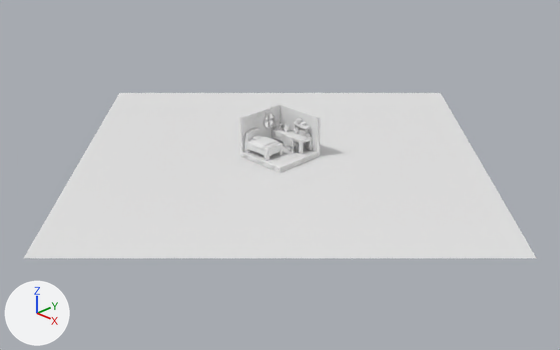
An edit to the Blender file Room.blend, drawn before and after from the same camera.
Before and after are seen from a 50 mm lens placed at (36.1, -36.1, 22.1), pointed at (0.8, -0.8, -0.9). Arrows for +X, +Y and +Z are at lower left; the lights stay in place.
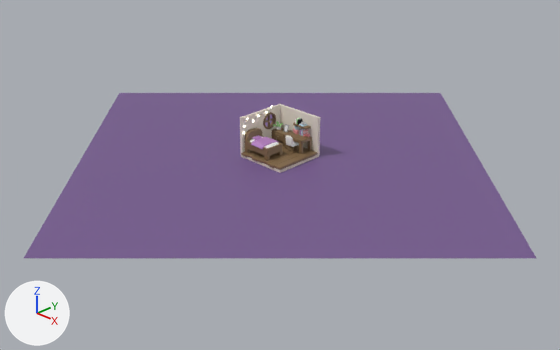
Pixel boxes (x1, y1, x2, y2) of what changed, in the pictures (560 x 350 px):
'Plane.005', recoloured (white to purple)
    both: (24, 93, 536, 258)
'Cube.001', recoloured (white to brown)
    both: (241, 140, 318, 170)
'Cube.002', recoloured (white to brown)
    both: (244, 128, 282, 161)
'Cube.006', recoloured (white to brown)
    both: (285, 132, 312, 154)
'Cube.004', recoloured (white to purple)
    both: (251, 137, 279, 149)

The change, as a diff of the scene's bpy script:
```diff
--- a/Room.blend.py
+++ b/Room.blend.py
@@ mat_bg @@
+mat_bg = principled_material('BG')
+mat_bg.base_color = (0.182, 0.104, 0.281)  # purple #765b90
@@ mat_emission @@
+mat_emission = emission_material('Emission')
+mat_emission.base_color = (1.0, 0.931, 0.741)  # white #fff7df
+mat_emission.strength = 5.0
@@ mat_wood @@
+mat_wood = principled_material('Wood')
+mat_wood.base_color = (0.225, 0.14, 0.0653)  # brown #826948
@@ mat_purple @@
+mat_purple = principled_material('Purple')
+mat_purple.base_color = (0.466, 0.214, 0.532)  # purple #b67fc1
@@ me_cube_001 @@
 me_cube_001.from_pydata(...)  # 28 vertices, 7 faces; spans x -0.9..1.0, y -1.06..0.9, z 0.0
-me_cube_001.materials.append(mat_material)  # white #e7e7e7
+me_cube_001.materials.append(mat_wood)  # brown #826948
@@ me_cube_002 @@
 me_cube_002.from_pydata(...)  # 80 vertices, 68 faces; spans x -1.29..1.04, y -0.75..0.75, z -0.42..1.12
+me_cube_002.materials.append(mat_wood)  # brown #826948
@@ me_cube_004 @@
 me_cube_004.from_pydata(...)  # 28 vertices, 13 faces; spans x -0.54..0.64, y -0.84..0.84, z 0.42..0.64
+me_cube_004.materials.append(mat_purple)  # purple #b67fc1
@@ me_cube_006 @@
 me_cube_006.from_pydata(...)  # 48 vertices, 46 faces; spans x -0.83..0.83, y -0.56..0.56, z -0.9..0.13
+me_cube_006.materials.append(mat_wood)  # brown #826948
@@ me_icosphere_002 @@
 me_icosphere_002.from_pydata(...)  # 42 vertices, 80 faces; spans x -0.093..0.093, y -0.098..0.098, z -0.098..0.098
+me_icosphere_002.materials.append(mat_emission)  # white #fff7df
@@ me_plane_005 @@
 me_plane_005.from_pydata(...)  # 4 vertices, 1 face; spans x -1.0..1.0, y -1.0..1.0, z 0.0
+me_plane_005.materials.append(mat_bg)  # purple #765b90
@@ ob_icosphere_009 @@
 ob_icosphere_009 = bpy.data.objects.new('Icosphere.009', me_icosphere_002)
-ob_icosphere_009.location = (-2.09, 1.22, 2.93)
+ob_icosphere_009.location = (-2.1, 1.26, 2.96)
 _m = ob_icosphere_009.modifiers.new('Subdivision', 'SUBSURF')
```
